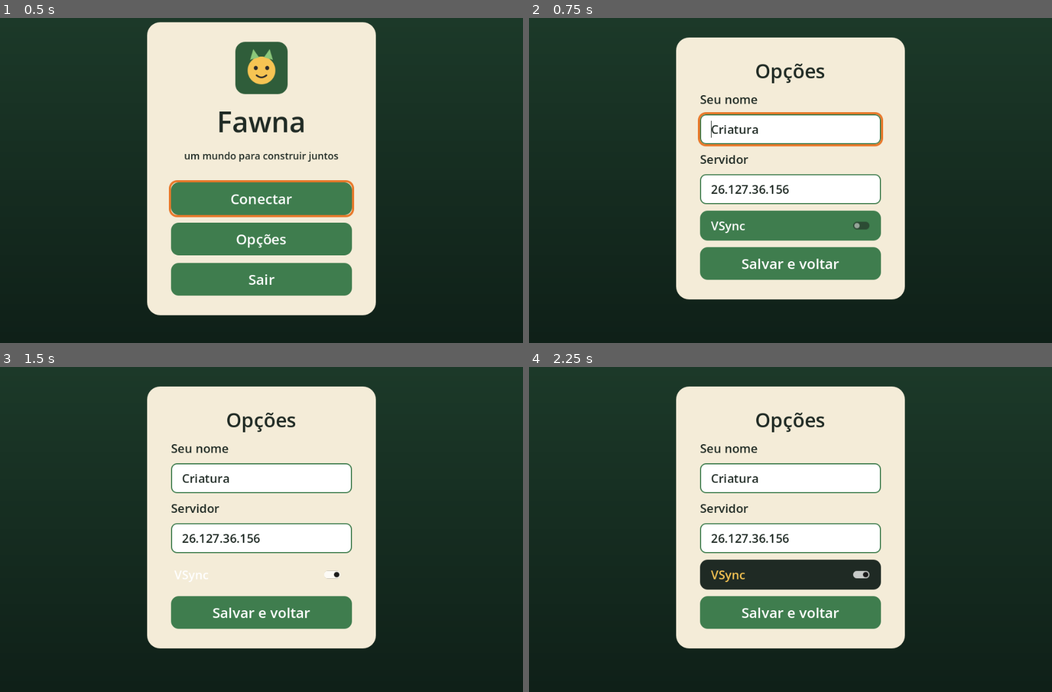
Above: before the commit, frames 1-4 (two rows, left to right).
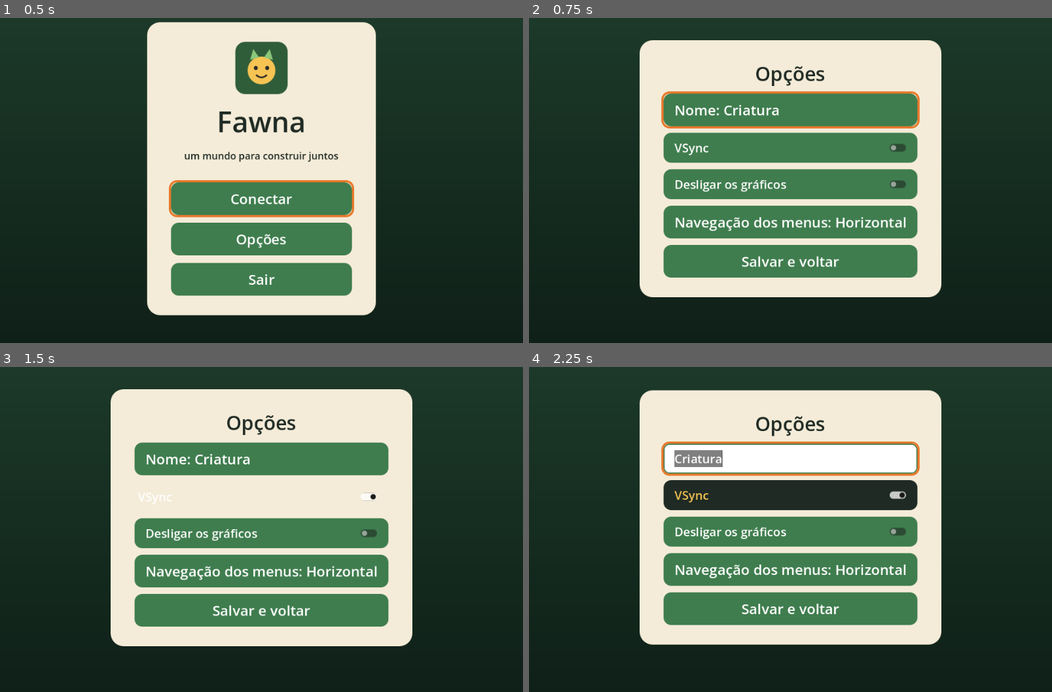
Above: after the commit, the same moments.

Repository: gogabs/fawna
Game: Godot game, scene res://scenes/updater.tscn
The game is run twice, just before and just after one commit, with the same random seed, the same clock (stepped at 60 frames per second) and the same inputs.
Inputs (mouse positions are in pixels of both pictures, inside the frame that each line leads up to):
- Up to frame 1 (0.5 s): no input
- Up to frame 2 (0.75 s): click "Opções" at 0.5 s
- Up to frame 3 (1.5 s): click "VSync" at 1.25 s
- Up to frame 4 (2.25 s): click (790, 458) at 2 s, where only the run after the commit has a clickable "Nome: Criatura"

Frame 1 is identical in both runs. In frame 2, 30% of the frame differs, in the area x 21-79%, y 5-87%; in frame 3, 29%; in frame 4, 32%.

Commit message:
Opções e navegação: setas na orientação escolhida, campo de texto de menu, sem servidor nas Opções, gráficos desligáveis
Co-Authored-By: Claude Sonnet 5.5 <noreply@anthropic.com>
Claude-Session: https://claude.ai/code/session_011iJXkkqFZjLZWuqoroCjCv

Diff:
--- a/autoload/net.gd
+++ b/autoload/net.gd
@@ -22,6 +22,13 @@
 ## VSync desligado por padrão: com ele, o leitor de tela pode receber o foco
 ## com segundos de atraso (ver scenes/main.gd). Escolhido em Opções.
 var vsync := false
+## Navegação dos menus (flutuante, Caminheiro, pilhas, principal e opções).
+## Horizontal (padrão): Esquerda/Direita navegam, Baixo volta, Cima confirma.
+## Vertical: Cima/Baixo navegam, Esquerda volta, Direita confirma.
+var vertical_nav := false
+## Gráficos desligados: dentro do jogo, para de desenhar (a janela fica parada;
+## som e fala continuam) e gasta bem menos processador. Escolhido em Opções.
+var graphics_off := false
 var world_seed := 0
 var seed_from_cmdline := false
 ## Onde o servidor salva o mundo. --novo-mundo ignora o save existente.
@@ -39,23 +46,23 @@
 	_parse_cmdline()
 
 
-## Nome e servidor escolhidos em Opções ficam salvos entre sessões.
+## Nome e opções escolhidos em Opções ficam salvos entre sessões.
 func load_settings() -> void:
 	var config := ConfigFile.new()
 	if config.load(SETTINGS_PATH) != OK:
 		return
 	player_name = config.get_value("jogador", "nome", player_name)
 	vsync = config.get_value("video", "vsync", vsync)
-	var server: String = config.get_value("conexao", "servidor", "")
-	if not server.is_empty():
-		set_server(server)
+	graphics_off = config.get_value("video", "sem_graficos", graphics_off)
+	vertical_nav = config.get_value("controles", "navegacao_vertical", vertical_nav)
 
 
 func save_settings() -> void:
 	var config := ConfigFile.new()
 	config.set_value("jogador", "nome", player_name)
-	config.set_value("conexao", "servidor", server_text())
 	config.set_value("video", "vsync", vsync)
+	config.set_value("video", "sem_graficos", graphics_off)
+	config.set_value("controles", "navegacao_vertical", vertical_nav)
 	config.save(SETTINGS_PATH)
 
 
@@ -64,6 +71,14 @@
 		return
 	DisplayServer.window_set_vsync_mode(
 		DisplayServer.VSYNC_ENABLED if vsync else DisplayServer.VSYNC_DISABLED)
+
+
+## Só vale dentro do jogo (game.gd liga ao entrar e desfaz ao sair): os menus
+## nativos precisam de quadros para o leitor de tela receber o foco.
+func apply_graphics(in_game: bool) -> void:
+	if DisplayServer.get_name() == "headless":
+		return
+	RenderingServer.render_loop_enabled = not (graphics_off and in_game)
 
 
 ## Aceita "ip" ou "ip:porta".
--- a/client/floating_menu.gd
+++ b/client/floating_menu.gd
@@ -3,9 +3,10 @@
 ## Menu flutuante das setas, sempre ativo durante o jogo (as setas não
 ## movem a criatura; quem anda é W/A/S/D e quem gira é Q/E).
 ##
-##   Esquerda e Direita: passam pelas opções do nível atual
-##   Cima: confirma (entra na opção ou executa)
-##   Baixo: volta um nível
+## A orientação das setas é a das opções (Net.vertical_nav, ver MenuNav):
+##   Horizontal (padrão): Esquerda/Direita passam pelas opções do nível
+##     atual, Cima confirma (entra na opção ou executa), Baixo volta um nível
+##   Vertical: Cima/Baixo passam pelas opções, Direita confirma, Esquerda volta
 ##
 ## Cada opção é um dicionário com "label" e uma destas chaves:
 ##   "open": Callable que devolve as opções do submenu (Array de opções)
@@ -59,12 +60,14 @@
 ## "esquerda", "direita", "cima" ou "baixo". Devolve o texto a falar.
 func press(direction: String) -> String:
 	var text := ""
-	match direction:
-		"esquerda", "direita":
-			text = _move(-1 if direction == "esquerda" else 1)
-		"cima":
+	match MenuNav.action(direction):
+		"anterior":
+			text = _move(-1)
+		"proximo":
+			text = _move(1)
+		"confirmar":
 			text = _confirm()
-		"baixo":
+		"voltar":
 			text = _back()
 	return text
 
@@ -133,7 +136,7 @@
 	return _describe(_levels[-1])
 
 
-## Baixo volta um nível; no primeiro, só toca o som de limite.
+## Voltar sobe um nível; no primeiro, só toca o som de limite.
 func _back() -> String:
 	if _levels.size() <= 1:
 		sound.emit("limite")
--- /dev/null
+++ b/client/menu_nav.gd
@@ -0,0 +1,51 @@
+class_name MenuNav
+extends RefCounted
+## Navegação dos menus por setas, igual em todos (flutuante, Caminheiro,
+## pilhas, principal e opções). A orientação vem de Net.vertical_nav:
+##
+##   Horizontal (padrão): Esquerda/Direita navegam, Cima confirma, Baixo volta
+##   Vertical:            Cima/Baixo navegam, Direita confirma, Esquerda volta
+##
+## Resultado: "anterior", "proximo", "confirmar" ou "voltar".
+
+const ACTIONS := {
+	"menu_cima": "cima", "menu_baixo": "baixo", "menu_esquerda": "esquerda", "menu_direita": "direita",
+}
+
+
+## direction: "cima", "baixo", "esquerda" ou "direita".
+static func action(direction: String, vertical := Net.vertical_nav) -> String:
+	if vertical:
+		match direction:
+			"cima": return "anterior"
+			"baixo": return "proximo"
+			"esquerda": return "voltar"
+			"direita": return "confirmar"
+	else:
+		match direction:
+			"esquerda": return "anterior"
+			"direita": return "proximo"
+			"cima": return "confirmar"
+			"baixo": return "voltar"
+	return ""
+
+
+## A ação do menu para uma tecla (só as setas); vazio para qualquer outra.
+## Repetição (tecla segurada) só vale para anterior e próximo.
+static func from_event(event: InputEvent) -> String:
+	if not event.is_pressed():
+		return ""
+	for input_action: String in ACTIONS:
+		if event.is_action(input_action):
+			var result := action(ACTIONS[input_action])
+			if event.is_echo() and result != "anterior" and result != "proximo":
+				return ""
+			return result
+	return ""
+
+
+## Como usar as setas, para falar.
+static func help(vertical := Net.vertical_nav) -> String:
+	if vertical:
+		return "Cima e baixo escolhem, seta para a direita confirma e seta para a esquerda volta."
+	return "Esquerda e direita escolhem, seta para cima confirma e seta para baixo volta."
--- /dev/null
+++ b/client/menu_text_field.gd
@@ -0,0 +1,91 @@
+class_name MenuTextField
+extends HBoxContainer
+## Campo de texto de menu. Na navegação aparece só "Nome: valor", como um
+## botão; ao confirmar, vira um campo para digitar (Enter aceita, Esc
+## cancela). Usar este padrão em todos os campos de texto dos menus.
+##
+## Quem navega usa nav_control() (o botão, que recebe o foco) e is_editing()
+## (enquanto edita, as setas movem o cursor, não o menu).
+
+signal submitted(text: String)
+signal cancelled
+
+var label := ""
+var value := "":
+	set(v):
+		value = v
+		_refresh()
+var empty_text := "vazio"
+var max_length := 0
+var placeholder := ""
+
+var _button: Button
+var _edit: LineEdit
+
+
+func _init(field_label := "", initial := "") -> void:
+	label = field_label
+	value = initial
+	_button = Button.new()
+	_button.size_flags_horizontal = Control.SIZE_EXPAND_FILL
+	_button.alignment = HORIZONTAL_ALIGNMENT_LEFT
+	_button.pressed.connect(begin_edit)
+	_edit = LineEdit.new()
+	_edit.size_flags_horizontal = Control.SIZE_EXPAND_FILL
+	_edit.visible = false
+	_edit.text_submitted.connect(_on_submitted)
+	_edit.gui_input.connect(_on_edit_input)
+	add_child(_button)
+	add_child(_edit)
+	_refresh()
+
+
+func nav_control() -> Control:
+	return _button
+
+
+func is_editing() -> bool:
+	return _edit.visible
+
+
+## O que o leitor de tela e a fala dizem na navegação.
+func spoken() -> String:
+	return "%s: %s" % [label, value if not value.is_empty() else empty_text]
+
+
+func begin_edit() -> void:
+	_edit.max_length = max_length
+	_edit.placeholder_text = placeholder
+	_edit.accessibility_name = label
+	_edit.text = value
+	_button.hide()
+	_edit.show()
+	_edit.grab_focus()
+	_edit.select_all()
+	_edit.caret_column = _edit.text.length()
+
+
+func end_edit() -> void:
+	_edit.hide()
+	_button.show()
+	_button.grab_focus()
+
+
+func _on_submitted(text: String) -> void:
+	value = text.strip_edges()
+	end_edit()
+	submitted.emit(value)
+
+
+func _on_edit_input(event: InputEvent) -> void:
+	if event.is_action_pressed("ui_cancel"):
+		_edit.accept_event()
+		end_edit()
+		cancelled.emit()
+
+
+func _refresh() -> void:
+	if _button == null:
+		return
+	_button.text = spoken()
+	_button.accessibility_name = spoken()
--- a/scenes/game.gd
+++ b/scenes/game.gd
@@ -76,7 +76,7 @@
 const REGION_CHANGE_DB := -4.0  # o sopro ao passar de uma região para outra (a -14 sumia sob o vento)
 ## Ao esbarrar de viés, o deslize que ainda conta como andar, em fração do passo.
 const BUMP_SLIDE_MIN := 0.5
-const MENU_LIMIT_DB := -6.0  # o toque de limite ao apertar Baixo na raiz do menu
+const MENU_LIMIT_DB := -6.0  # o toque de limite ao voltar na raiz do menu
 const TRAIL_NOTICE_MS := 4000  # sair e voltar à trilha logo depois não repete o aviso
 const BAMBUZAL_CLOSED := "Bambuzal fechado. Siga a trilha, ou empunhe o machado para abrir caminho."
 const BAMBUZAL_CLOSED_WIELDING := "Bambuzal fechado. Golpeie com J para abrir caminho, ou siga a trilha."
@@ -144,6 +144,7 @@
 
 
 func _ready() -> void:
+	Net.apply_graphics(true)
 	multiplayer.peer_connected.connect(_on_peer_connected)
 	multiplayer.peer_disconnected.connect(_on_peer_disconnected)
 	multiplayer.connected_to_server.connect(_on_connected_to_server)
@@ -165,6 +166,7 @@
 
 
 func _exit_tree() -> void:
+	Net.apply_graphics(false)
 	_save_world()
 	Sounds.clear()
 	BirdSongs.clear()
@@ -1465,7 +1467,7 @@
 
 
 func _say_help() -> void:
-	Speech.say("W e S: andar para frente e para trás. A e D: passo para o lado. Q e E: girar. Setas: menu flutuante, com o Caminheiro; esquerda e direita escolhem, seta para cima confirma e seta para baixo volta. A cada giro, a bússola dá um clique: ag …(1821 unchanged characters)…
+	Speech.say("W e S: andar para frente e para trás. A e D: passo para o lado. Q e E: girar. Setas: menu flutuante, com o Caminheiro. " + MenuNav.help() + " A cada giro, a bússola dá um clique: ag …(1821 unchanged characters)…
 
 
 ## Tab: um toque curto fala os arredores; segurado, escuta com atenção até
@@ -2217,7 +2219,7 @@
 			_play(Sounds.ui_confirm())
 		"fechar":
 			_play(Sounds.ui_close())
-		"limite":  # Baixo já na raiz do menu: nada mais para voltar
+		"limite":  # voltar já na raiz do menu: nada mais para voltar
 			_play(Sounds.ui_limit(), false, MENU_LIMIT_DB)
 
 
--- a/scenes/main.gd
+++ b/scenes/main.gd
@@ -1,8 +1,14 @@
 extends Control
-## Menu principal: Conectar, Opções e Sair.
+## Menu principal e Opções.
 ##
 ## Usa nós nativos do Godot, que o leitor de tela lê sozinho (Godot 4.5+).
 ## Sem leitor de tela, anunciamos o foco com a fala do jogo.
+##
+## A navegação é só por setas (sem Tab), na orientação escolhida em Opções
+## (ver MenuNav): escolher, confirmar e voltar. As setas são tratadas aqui, não
+## pela navegação de foco do Godot, que perdia o foco na primeira opção.
+## Campos de texto são MenuTextField: na navegação mostram "Nome: valor" e
+## só abrem o campo de digitar ao confirmar.
 ## O visual tem contraste alto e foco bem marcado, para quem enxerga pouco.
 ##
 ## O VSync fica desligado por padrão (project.godot, com teto de 60 quadros por
@@ -11,7 +17,7 @@
 ## VSync isso pode levar segundos em PCs com o monitor desligado, cortina de
 ## tela ou driver de vídeo antigo.
 ##
-## Para investigar atrasos no PC de alguém, cada troca de foco por seta ou Tab grava no log
+## Para investigar atrasos no PC de alguém, cada troca de foco por seta grava no log
 ## (user://logs/godot.log) quanto tempo passou entre a tecla e o quadro que
 ## levou o foco ao leitor de tela.
 
@@ -20,12 +26,13 @@
 @onready var connect_button: Button = %ConnectButton
 @onready var options_button: Button = %OptionsButton
 @onready var quit_button: Button = %QuitButton
-@onready var name_edit: LineEdit = %NameEdit
-@onready var server_edit: LineEdit = %ServerEdit
 @onready var vsync_check: CheckButton = %VsyncCheck
+@onready var graphics_check: CheckButton = %GraphicsCheck
+@onready var nav_button: Button = %NavButton
 @onready var back_button: Button = %BackButton
 @onready var ui_sound: AudioStreamPlayer = %UiSound
 
+var name_field: MenuTextField
 var _key_usec := -1
 
 
@@ -40,37 +47,95 @@
 	options_button.pressed.connect(_show_options)
 	quit_button.pressed.connect(func(): get_tree().quit())
 	back_button.pressed.connect(_show_main)
-	name_edit.text_submitted.connect(func(_t): server_edit.grab_focus())
-	server_edit.text_submitted.connect(func(_t): vsync_check.grab_focus())
+	name_field = MenuTextField.new("Nome")
+	name_field.max_length = 24
+	name_field.placeholder = "Como sua criatura se chama?"
+	options_page.add_child(name_field)
+	options_page.move_child(name_field, 1)  # logo depois do título
+	name_field.nav_control().pressed.connect(_say_editing)
+	name_field.submitted.connect(func(_t): _say_field_done("Nome"))
 	vsync_check.toggled.connect(_on_vsync_toggled)
-	for control: Control in [connect_button, options_button, quit_button, name_edit, server_edit, vsync_check, back_button]:
+	graphics_check.toggled.connect(_on_graphics_toggled)
+	nav_button.pressed.connect(_on_nav_pressed)
+	for control: Control in [connect_button, options_button, quit_button, name_field.nav_control(), vsync_check, graphics_check, nav_button, back_button]:
 		control.focus_entered.connect(_on_focus.bind(control))
-	for button: Button in [connect_button, options_button, quit_button, back_button]:
+	for button: Button in [connect_button, options_button, quit_button, back_button, nav_button]:
 		button.pressed.connect(_play.bind(Sounds.ui_confirm()))
 
 	_show_main(false)
 	Music.start()
-	Speech.say(Updater.take_notice() + "Fawna. Menu principal. Use as setas ou Tab para escolher e Enter para confirmar.")
+	Speech.say(Updater.take_notice() + "Fawna. Menu principal. " + MenuNav.help())
 
 
 func _input(event: InputEvent) -> void:
-	for action in ["ui_up", "ui_down", "ui_left", "ui_right", "ui_focus_next", "ui_focus_prev"]:
-		if event.is_action_pressed(action, true):
+	# Sem Tab nos menus: a navegação é só pelas setas.
+	if event.is_action("ui_focus_next") or event.is_action("ui_focus_prev"):
+		get_viewport().set_input_as_handled()
+		return
+	for input_action: String in MenuNav.ACTIONS:
+		if not event.is_action(input_action):
+			continue
+		if _editing():  # as setas movem o cursor do campo
+			return
+		get_viewport().set_input_as_handled()
+		if event.is_pressed():
 			_key_usec = Time.get_ticks_usec()
-			return
+			_navigate(MenuNav.from_event(event))
+		return
 
 
 func _unhandled_input(event: InputEvent) -> void:
-	if event.is_action_pressed("ui_cancel") and options_page.visible:
-		_show_main()
+	if event.is_action_pressed("ui_cancel") and not _editing():
 		get_viewport().set_input_as_handled()
+		_navigate("voltar")
+
+
+func _editing() -> bool:
+	return name_field != null and name_field.is_editing()
+
+
+## Itens navegáveis da página aberta, na ordem de cima para baixo. Campos de
+## texto entram pelo botão (nav_control).
+func _page_items() -> Array[Control]:
+	var page: Control = options_page if options_page.visible else main_page
+	var items: Array[Control] = []
+	for child in page.get_children():
+		if not child.visible:
+			continue
+		if child is MenuTextField:
+			items.append((child as MenuTextField).nav_control())
+		elif child is BaseButton:
+			items.append(child)
+	return items
+
+
+func _navigate(action: String) -> void:
+	match action:
+		"anterior", "proximo":
+			var items := _page_items()
+			if items.is_empty():
+				return
+			var at := items.find(get_viewport().gui_get_focus_owner())
+			var next := 0 if at < 0 else posmod(at + (-1 if action == "anterior" else 1), items.size())
+			items[next].grab_focus()
+		"confirmar":
+			var focused := get_viewport().gui_get_focus_owner()
+			if focused is BaseButton:
+				var button := focused as BaseButton
+				if button.toggle_mode:
+					button.button_pressed = not button.button_pressed
+				else:
+					button.pressed.emit()
+		"voltar":
+			if options_page.visible:
+				_show_main()
+			else:
+				_play(Sounds.ui_limit())
 
 
 func _show_main(save := true) -> void:
 	if save:
-		Net.player_name = name_edit.text.strip_edges() if not name_edit.text.strip_edges().is_empty() else "Criatura"
-		Net.set_server(server_edit.text)
-		Net.vsync = vsync_check.button_pressed
+		Net.player_name = name_field.value
 		Net.save_settings()
 	options_page.hide()
 	main_page.show()
@@ -80,13 +145,14 @@
 
 
 func _show_options() -> void:
-	name_edit.text = Net.player_name
-	server_edit.text = Net.server_text()
+	name_field.value = Net.player_name
 	vsync_check.set_pressed_no_signal(Net.vsync)
+	graphics_check.set_pressed_no_signal(Net.graphics_off)
+	_refresh_nav_button()
 	main_page.hide()
 	options_page.show()
 	Speech.say("Opções.", true)
-	name_edit.grab_focus.call_deferred()
+	name_field.nav_control().grab_focus.call_deferred()
 
 
 ## Aplica na hora, para dar para sentir a diferença antes de salvar.
@@ -96,6 +162,41 @@
 	_play(Sounds.ui_confirm())
 	if not Speech.screen_reader_active():
 		Speech.say(_on_off(on))
+
+
+## Gráficos desligados: vale ao entrar no jogo, para os menus continuarem
+## visíveis (e o leitor de tela recebendo o foco).
+func _on_graphics_toggled(on: bool) -> void:
+	Net.graphics_off = on
+	_play(Sounds.ui_confirm())
+	if not Speech.screen_reader_active():
+		Speech.say(_on_off(on))
+
+
+func _on_nav_pressed() -> void:
+	Net.vertical_nav = not Net.vertical_nav
+	_refresh_nav_button()
+	# Aplica na hora, no menu e no jogo; salva ao sair de Opções.
+	Speech.say("Navegação %s. %s" % [_nav_name(), MenuNav.help()])
+
+
+func _nav_name() -> String:
+	return "vertical" if Net.vertical_nav else "horizontal"
+
+
+func _refresh_nav_button() -> void:
+	nav_button.text = "Navegação dos menus: %s" % _nav_name().capitalize()
+
+
+func _say_editing() -> void:
+	if not Speech.screen_reader_active():
+		Speech.say("Digite o nome. Enter confirma e Esc cancela.")
+
+
+func _say_field_done(field: String) -> void:
+	_play(Sounds.ui_confirm())
+	if not Speech.screen_reader_active():
+		Speech.say("%s: %s" % [field, name_field.value if not name_field.value.is_empty() else "vazio"])
 
 
 func _on_off(on: bool) -> String:
@@ -116,14 +217,14 @@
 	_log_focus_delay(control)
 	if Speech.screen_reader_active():
 		return
-	if control is LineEdit:
-		var field := control as LineEdit
-		var value := field.text if not field.text.is_empty() else "vazio"
-		Speech.say("%s, campo de texto, %s" % [field.accessibility_name, value], interrupt)
+	if control == name_field.nav_control():
+		Speech.say(name_field.spoken(), interrupt)
 	elif control == vsync_check:
 		Speech.say("VSync, %s. Botão de alternar. Deixe desligado se o leitor de tela demorar." % _on_off(vsync_check.button_pressed), interrupt)
+	elif control == graphics_check:
+		Speech.say("Desligar os gráficos, %s. Botão de alternar. Gasta bem menos processador no jogo; a janela fica parada." % _on_off(graphics_check.button_pressed), interrupt)
 	elif control == connect_button:
-		Speech.say("Conectar, como %s, em %s. Botão." % [Net.player_name, Net.server_text()], interrupt)
+		Speech.say("Conectar, como %s. Botão." % Net.player_name, interrupt)
 	elif control is Button:
 		Speech.say("%s, botão" % (control as Button).text, interrupt)
 
--- a/scenes/main.tscn
+++ b/scenes/main.tscn
@@ -101,31 +101,21 @@
 text = "Opções"
 horizontal_alignment = 1
 
-[node name="NameLabel" type="Label" parent="Center/Card/Pages/OptionsPage"]
-layout_mode = 2
-text = "Seu nome"
-
-[node name="NameEdit" type="LineEdit" parent="Center/Card/Pages/OptionsPage"]
-unique_name_in_owner = true
-layout_mode = 2
-accessibility_name = "Seu nome"
-placeholder_text = "Como sua criatura se chama?"
-max_length = 24
-
-[node name="ServerLabel" type="Label" parent="Center/Card/Pages/OptionsPage"]
-layout_mode = 2
-text = "Servidor"
-
-[node name="ServerEdit" type="LineEdit" parent="Center/Card/Pages/OptionsPage"]
-unique_name_in_owner = true
-layout_mode = 2
-accessibility_name = "Servidor"
-placeholder_text = "ip ou ip:porta"
-
 [node name="VsyncCheck" type="CheckButton" parent="Center/Card/Pages/OptionsPage"]
 unique_name_in_owner = true
 layout_mode = 2
 text = "VSync"
+
+[node name="GraphicsCheck" type="CheckButton" parent="Center/Card/Pages/OptionsPage"]
+unique_name_in_owner = true
+layout_mode = 2
+text = "Desligar os gráficos"
+
+[node name="NavButton" type="Button" parent="Center/Card/Pages/OptionsPage"]
+unique_name_in_owner = true
+layout_mode = 2
+text = "Navegação dos menus: Horizontal"
+alignment = 0
 
 [node name="BackButton" type="Button" parent="Center/Card/Pages/OptionsPage"]
 unique_name_in_owner = true
--- /dev/null
+++ b/tests/test_menu_options.gd
@@ -0,0 +1,90 @@
+extends Node
+## Testes da navegação dos menus (MenuNav) e das Opções.
+## Rodar (precisa de tela; use xvfb-run no Linux, e Net.mode não pode ser
+## SERVER, então nada de --headless):
+##   godot --path . res://tests/test_menu_options.tscn
+
+var _failures := 0
+
+
+func _check(ok: bool, what: String) -> void:
+	if not ok:
+		_failures += 1
+		print("FALHOU: ", what)
+
+
+func _key(keycode: Key) -> void:
+	for pressed in [true, false]:
+		var e := InputEventKey.new()
+		e.keycode = keycode
+		e.physical_keycode = keycode
+		e.pressed = pressed
+		Input.parse_input_event(e)
+	await get_tree().process_frame
+	await get_tree().process_frame
+
+
+func _ready() -> void:
+	# Mapeamento puro.
+	_check(MenuNav.action("esquerda", false) == "anterior", "horizontal: esquerda anterior")
+	_check(MenuNav.action("direita", false) == "proximo", "horizontal: direita proximo")
+	_check(MenuNav.action("cima", false) == "confirmar", "horizontal: cima confirma")
+	_check(MenuNav.action("baixo", false) == "voltar", "horizontal: baixo volta")
+	_check(MenuNav.action("cima", true) == "anterior", "vertical: cima anterior")
+	_check(MenuNav.action("baixo", true) == "proximo", "vertical: baixo proximo")
+	_check(MenuNav.action("direita", true) == "confirmar", "vertical: direita confirma")
+	_check(MenuNav.action("esquerda", true) == "voltar", "vertical: esquerda volta")
+
+	# Menu principal: navegação só por setas, sem perder o foco.
+	var main: Control = load("res://scenes/main.tscn").instantiate()
+	add_child(main)
+	await get_tree().process_frame
+	await get_tree().process_frame
+	var vp := get_viewport()
+	_check(vp.gui_get_focus_owner() == main.connect_button, "foco inicial no primeiro botão")
+	await _key(KEY_LEFT)
+	_check(vp.gui_get_focus_owner() == main.quit_button, "esquerda na primeira opção vai para a última")
+	await _key(KEY_RIGHT)
+	_check(vp.gui_get_focus_owner() == main.connect_button, "direita volta à primeira")
+	await _key(KEY_TAB)
+	_check(vp.gui_get_focus_owner() == main.connect_button, "Tab não move o foco")
+	await _key(KEY_RIGHT)
+	_check(vp.gui_get_focus_owner() == main.options_button, "direita vai para Opções")
+	await _key(KEY_DOWN)  # voltar na página principal: nada acontece
+	_check(vp.gui_get_focus_owner() == main.options_button and main.main_page.visible, "baixo no principal não faz nada")
+	await _key(KEY_UP)  # confirmar
+	_check(main.options_page.visible, "cima abre as Opções")
+	_check(vp.gui_get_focus_owner() == main.name_field.nav_control(), "foco no campo Nome")
+	_check(main.name_field.spoken() == "Nome: " + Net.player_name or Net.player_name.is_empty(), "navegação mostra Nome: valor")
+	await _key(KEY_UP)
+	_check(main.name_field.is_editing(), "confirmar abre o campo de digitar")
+	await _key(KEY_LEFT)  # no campo, as setas não navegam o menu
+	_check(main.name_field.is_editing(), "seta no campo não sai da edição")
+	await _key(KEY_ESCAPE)
+	_check(not main.name_field.is_editing() and vp.gui_get_focus_owner() == main.name_field.nav_control(), "Esc cancela e devolve o foco")
+	await _key(KEY_RIGHT)
+	_check(vp.gui_get_focus_owner() == main.vsync_check, "direita: VSync")
+	await _key(KEY_RIGHT)
+	_check(vp.gui_get_focus_owner() == main.graphics_check, "direita: gráficos")
+	await _key(KEY_UP)
+	_check(Net.graphics_off, "cima alterna os gráficos")
+	await _key(KEY_UP)
+	_check(not Net.graphics_off, "cima de novo desliga a opção")
+	await _key(KEY_RIGHT)
+	_check(vp.gui_get_focus_owner() == main.nav_button, "direita: navegação")
+	await _key(KEY_UP)
+	_check(Net.vertical_nav, "cima alterna para vertical")
+	await _key(KEY_DOWN)
+	_check(vp.gui_get_focus_owner() == main.back_button, "vertical: baixo é próximo")
+	await _key(KEY_DOWN)
+	_check(vp.gui_get_focus_owner() == main.name_field.nav_control(), "vertical: baixo no último dá a volta")
+	await _key(KEY_UP)  # anterior (vertical)
+	_check(vp.gui_get_focus_owner() == main.back_button, "vertical: cima é anterior")
+	await _key(KEY_LEFT)
+	_check(main.main_page.visible, "vertical: esquerda volta ao principal")
+	Net.vertical_nav = false
+	Net.graphics_off = false
+	Net.save_settings()  # o teste salvou as Opções; desfaz
+	if _failures == 0:
+		print("OK: todos os testes passaram")
+	get_tree().quit(1 if _failures > 0 else 0)
--- /dev/null
+++ b/tests/test_menu_options.tscn
@@ -0,0 +1,6 @@
+[gd_scene load_steps=2 format=3]
+
+[ext_resource type="Script" path="res://tests/test_menu_options.gd" id="1"]
+
+[node name="TestMenuOptions" type="Node"]
+script = ExtResource("1")
Not shown, added: client/menu_nav.gd.uid
Not shown, added: client/menu_text_field.gd.uid
Not shown, added: tests/test_menu_options.gd.uid
